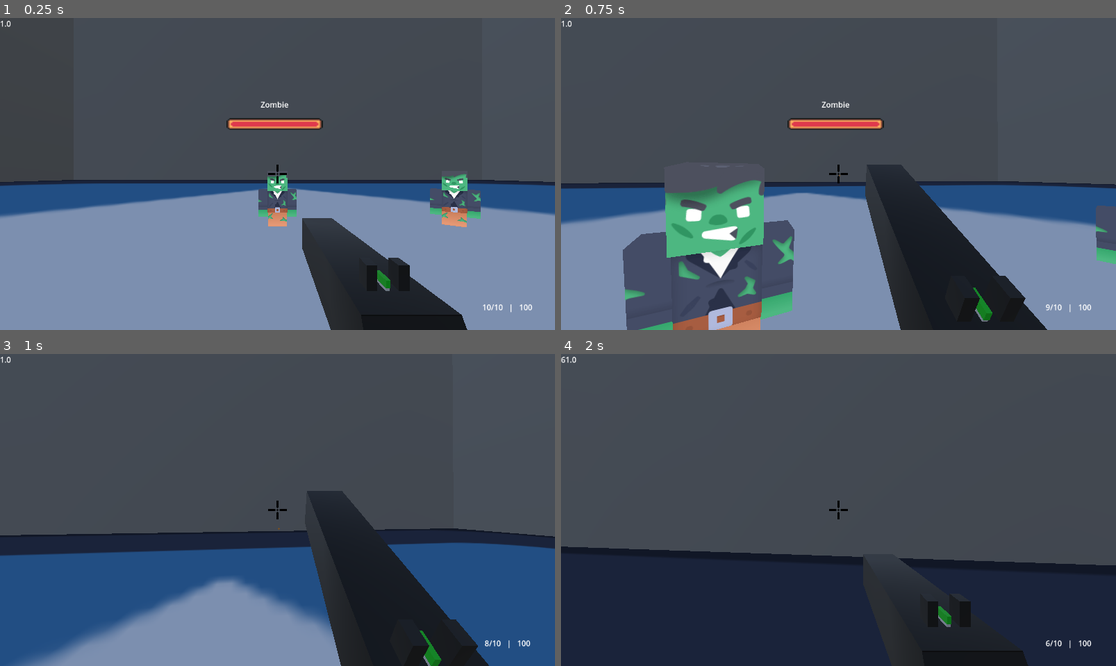
Above: before the commit, frames 1-4 (two rows, left to right).
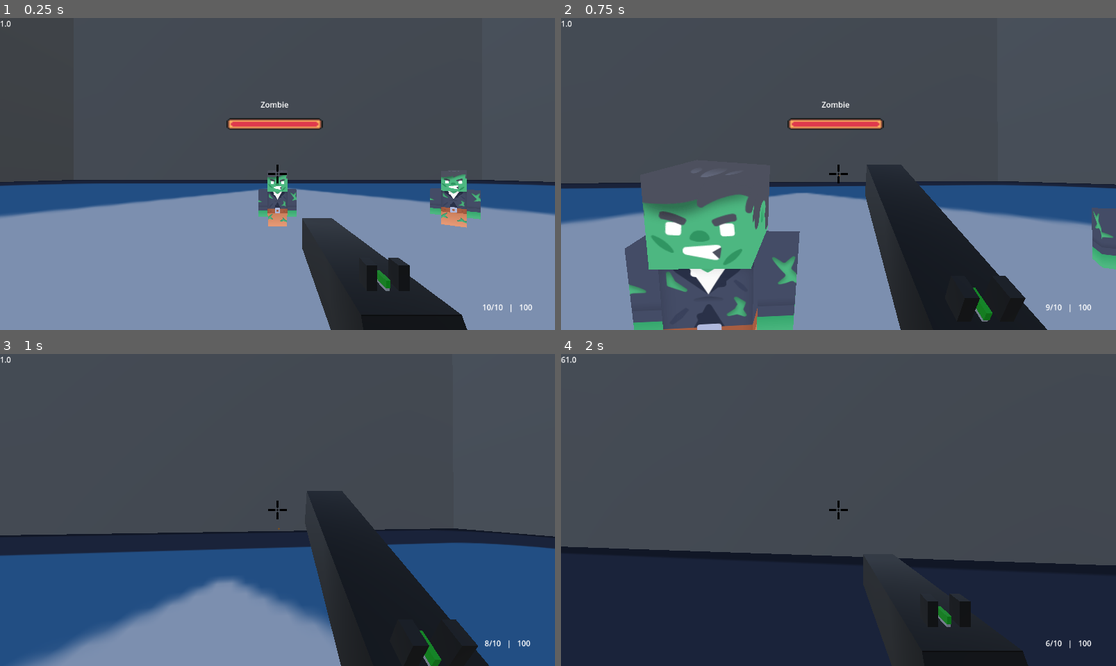
Above: after the commit, the same moments.

Repository: IgorMianowany/LooterShooterScooter
Game: Godot game, scene res://world.tscn
Same seed, same stepped clock (60 frames per second), same inputs: the game is played once before the commit and once after it. The engine's default icon, where the game draws it, is replaced by a stand-in: a white triangle on a blue panel in a dark square. A sky picture missing from this copy of the repository is replaced by a grey-blue gradient.
Inputs (mouse positions are in pixels of both pictures, inside the frame that each line leads up to):
- Up to frame 1 (0.25 s): no input
- Up to frame 2 (0.75 s): tap Enter at 0.5 s; move the mouse to (866, 174) at 0.52 s; press the mouse at (866, 174) at 0.53 s; hold W (forward) from 0.53 s (still down)
- Up to frame 3 (1 s): keep holding W (forward); tap Space (jump) at 0.77 s
- Up to frame 4 (2 s): keep holding W (forward); move the mouse to (810, 510) at 1.27 s; release the mouse at (810, 510) at 1.28 s; click (810, 510) at 1.35 s; tap Space (jump) at 1.52 s

The runs differ from the first frame. In frame 1, 0.2% of the frame differs, in the area x 46-87%, y 49-68%; in frame 2, 8.1%, in the area x 11-100%, y 47-100%; in frame 3, nothing differs; in frame 4, nothing differs.

Commit message:
ENEMY ROTATION AND DAMAGE NUMBER ROTATION

Diff:
--- /dev/null
+++ b/zombie.gd
@@ -0,0 +1,9 @@
+class_name Zombie
+extends Enemy
+
+var move_dir : Vector3
+
+func _process(delta):
+	super(delta)
+	$"character-l".look_at(Vector3.FORWARD)
+	$"character-l".rotate(Vector3(0,1,0), deg_to_rad(180))
--- a/zombie.tscn
+++ b/zombie.tscn
@@ -1,6 +1,7 @@
-[gd_scene load_steps=47 format=4 uid="uid://cq703l7u06dnl"]
+[gd_scene load_steps=48 format=4 uid="uid://cq703l7u06dnl"]
 
 [ext_resource type="PackedScene" uid="uid://43lpari5m4ea" path="res://enemy.tscn" id="1_roy8y"]
+[ext_resource type="Script" uid="uid://dtggahtoacnqc" path="res://zombie.gd" id="2_eseir"]
 [ext_resource type="Texture2D" uid="uid://binq7y83n7yp8" path="res://models/character_models/Textures/texture-l.png" id="2_jmu02"]
 
 [sub_resource type="StandardMaterial3D" id="StandardMaterial3D_8awoe"]
@@ -1864,6 +1865,7 @@
 height = 3.9375
 
 [node name="Zombie" instance=ExtResource("1_roy8y")]
+script = ExtResource("2_eseir")
 
 [node name="character-l" type="Node3D" parent="." index="0"]
 
Not shown, added: zombie.gd.uid
